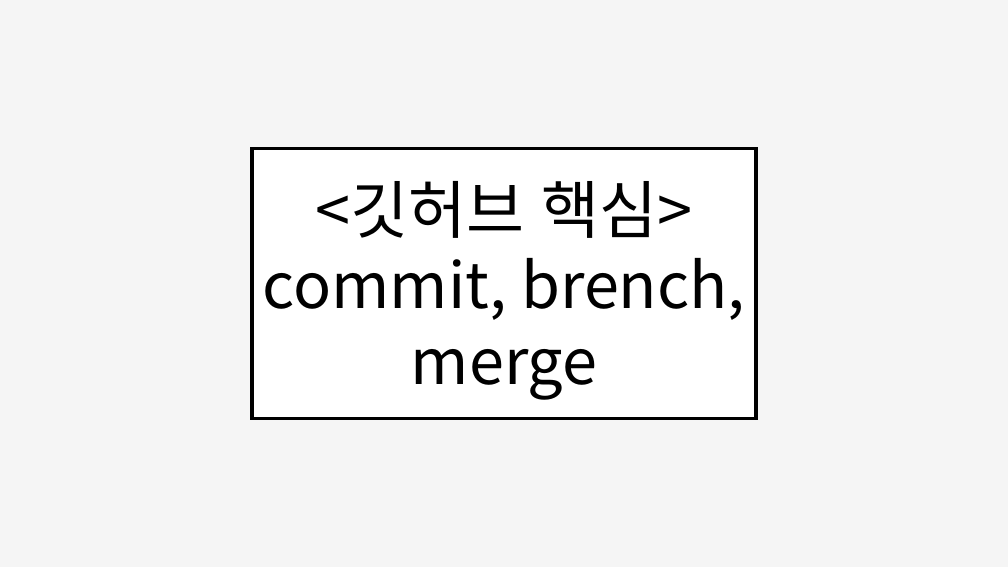
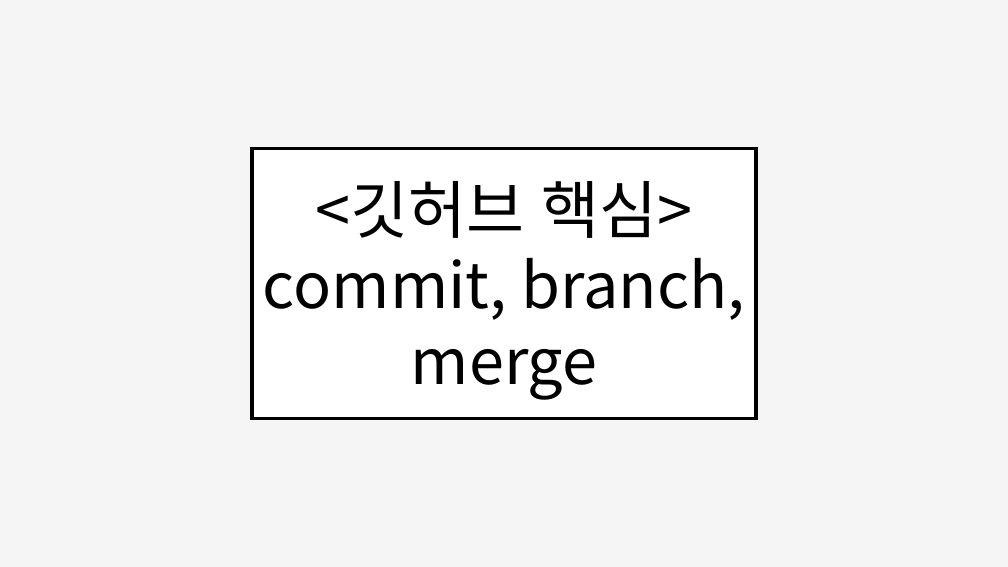
Before and after one commit to tjsrnjs17/WB_DB_Lecture, a slide deck: slide 3 of PPT/2일 깃헙 실전.pptx. Drawn at 1008x567 pixels with LibreOffice and Linux fonts; fonts in the diff are those of the drawing. Boxes give left, top, right and bottom in pixels: in the first picture for what was removed or moved away, otherwise in the second. Text is boxed around its words. In the diff, an @@ line names an element or a change of style, - is before the commit and + after.

```diff
--- a/PPT/2일 깃헙 실전.pptx
+++ b/PPT/2일 깃헙 실전.pptx
@@ text in rectangle at <box>263,181,745,399</box>: text changed @@
-<깃허브 핵심> commit, brench, merge
+<깃허브 핵심> commit, branch, merge
```
Also in this commit, not shown: 6 other slides changed, 1 slide removed.
